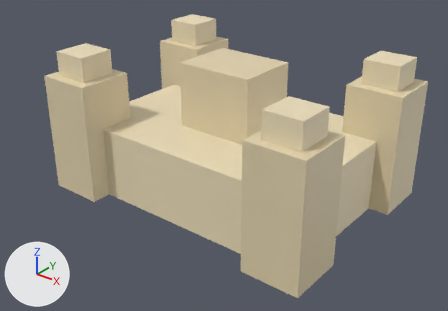
Two versions of the glTF model galeria/modelos/castelo_de_areia.glb, one commit apart.
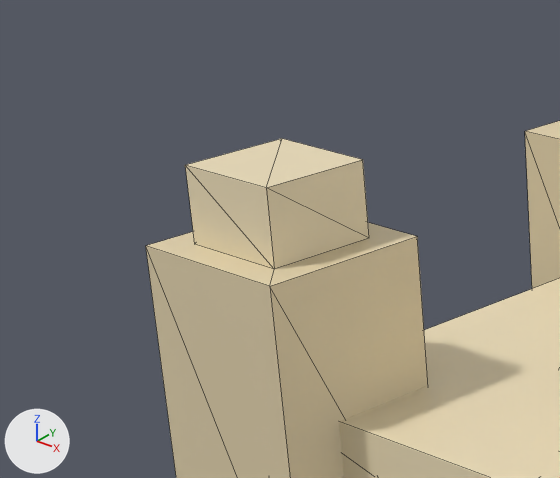
Each version appears first whole from a 50 mm lens placed at (0.866, -1.12, 0.782), pointed at (-0.152, 0.152, -0.007), and next in a close-up on the part from 0% to 38% of the width and 0% to 47% of the height. Arrows for +X, +Y and +Z are at lower left; the lights stay in place. The last two pictures show the newer version. The close-ups show mesh edges as thin lines. Where no turn or scale is listed for an object, it has been applied to the vertices. Vertices at exactly the same position are counted once.

In view in the first close-up: 'Malha_0'.
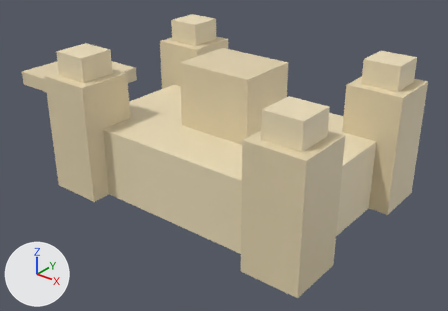
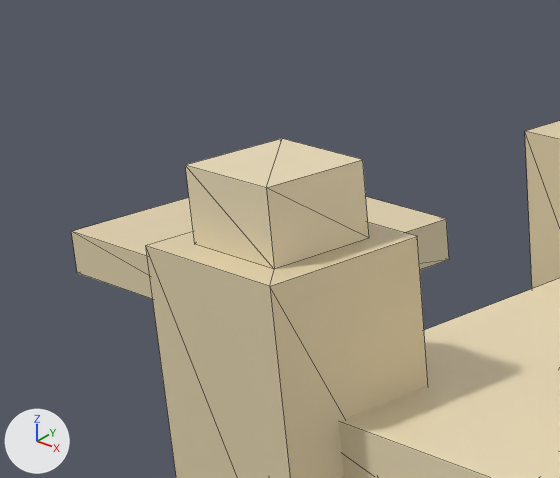
The newer file is also turned or shifted as a whole; pictures and numbers use the older file's frame.

Pixel boxes [x1, y1, x2, y2] of what changed, in the close-ups (560 x 478 px):
'Malha_0', reshaped: before [146, 121, 560, 478]; after [71, 121, 560, 478]
part 1 of me_mesh_0, added (beige): after [71, 197, 449, 299]

Edits to the bpy script that builds the scene:
```text
Change me_mesh_0:
    used by ob_malha_0; location = (1.68, -7.1, 0.0)
    remove me_mesh_0.from_pydata(...)  # 80 vertices, 100 faces; spans x -2.05..-1.31, y 6.83..7.37, z 0.0..0.36
    add me_mesh_0.from_pydata(...)  # 88 vertices, 110 faces; spans x -2.8..-1.31, y 6.83..7.55, z 0.0..0.36
    me_mesh_0 part 1: the loose piece of 8 vertices spanning x -2.05..-1.91, y 7.23..7.37, z 0.0..0.3 is copied, and the copy is scaled about its middle by (2.14, 2.14, 0.167), then moved by (-0.67, 0.1, -0.125); it spans x -2.8..-2.5, y 7.25..7.55, z 0.0..0.05
```
